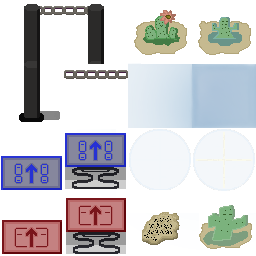
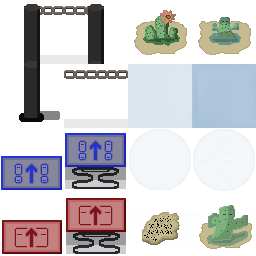
Before/after of a 256 × 256 layered artwork. What changed in the layer stack:
added group "health" with 2 layers in group "recover" over [148, 22, 178, 42]
added layer "health-shadow" (30%) in group "health" over [148, 22, 178, 42]
moved "cactus-healthy #1" into group "health" over [148, 22, 178, 42]
added group "mental" with 2 layers in group "recover" over [208, 17, 242, 46]
added layer "mental-shadow" (20%) in group "mental" over [212, 17, 239, 42]
moved "cactus-mental #1" into group "mental", painted on it over [208, 17, 242, 46]
added group "cool" with 2 layers in group "cactuses" over [203, 205, 248, 245]
added layer "cool-shadow" (15%) in group "cool" over [208, 205, 248, 243]
moved "cactus-cool" into group "cool", painted on it over [203, 205, 248, 245]
"semi": opacity 12% → 24% over [128, 64, 192, 128]
painted on "full" over [128, 63, 256, 128]
added group "chains" with 4 layers above "Копия Копия tile" over [40, 55, 128, 128]
added layer "chains-dark" (9%) in group "chains" over [40, 55, 128, 128]
moved "chains-pillar" into group "chains" over [40, 55, 88, 64]
